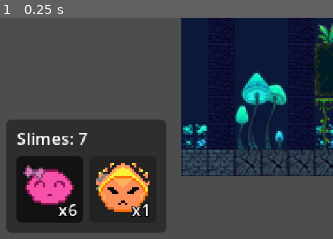
Above: before the commit, frame 1.
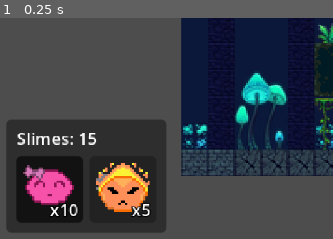
Above: after the commit, the same moment.

Repository: Navarro0k/Slimeterra
Game: Godot game, scene res://Scenes/Levels/jungleLevel.tscn
The game is run twice, just before and just after one commit, with the same random seed, the same clock (stepped at 60 frames per second) and the same inputs. This scene is started directly instead of the project's main scene.
Inputs:
- Up to frame 1 (0.25 s): no input
The pictures show only the part of the screen within x 0-50%, y 50-100%; the shares and areas given below are measured in that part.

The runs differ from the first frame. In frame 1, 0.5% of the frame differs, in the area x 15-46%, y 52-91%.

Commit message:
change multiplicador_fuerza nivelJungla =20

Diff:
--- a/Scenes/Levels/jungleLevel.tscn
+++ b/Scenes/Levels/jungleLevel.tscn
@@ -3928,7 +3928,7 @@
 sources/10 = SubResource("TileSetAtlasSource_xxmx2")
 sources/12 = SubResource("TileSetAtlasSource_h3wp1")
 
-[node name="Level1" type="Node2D" unique_id=539677101]
+[node name="LevelJungla" type="Node2D" unique_id=539677101]
 script = ExtResource("15_level")
 
 [node name="Fondo" type="TileMapLayer" parent="." unique_id=2134146970]
@@ -3967,6 +3967,7 @@
 
 [node name="Slingshoot" parent="." unique_id=280816846 instance=ExtResource("3_n1siw")]
 position = Vector2(-65, 3)
+multiplicador_fuerza = 20.0
 
 [node name="SlimeSelectorUI" parent="." unique_id=819441574 instance=ExtResource("16_ui")]
 
--- a/Scripts/jungle_level.gd
+++ b/Scripts/jungle_level.gd
@@ -4,6 +4,6 @@
 
 func _init() -> void:
 	slimes_nivel = {
-		SlimeCatalogo.Tipo.BASE: 6,
-		SlimeCatalogo.Tipo.FUEGO: 1,
+		SlimeCatalogo.Tipo.BASE: 10,
+		SlimeCatalogo.Tipo.FUEGO: 5,
 	}
